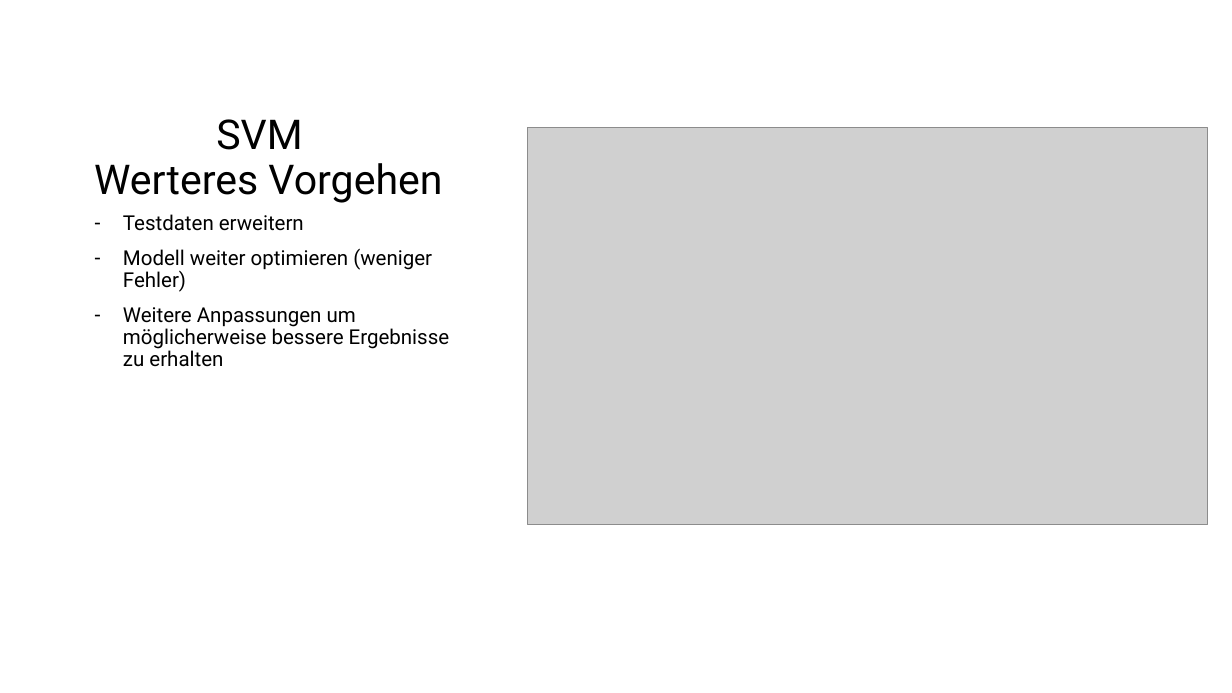
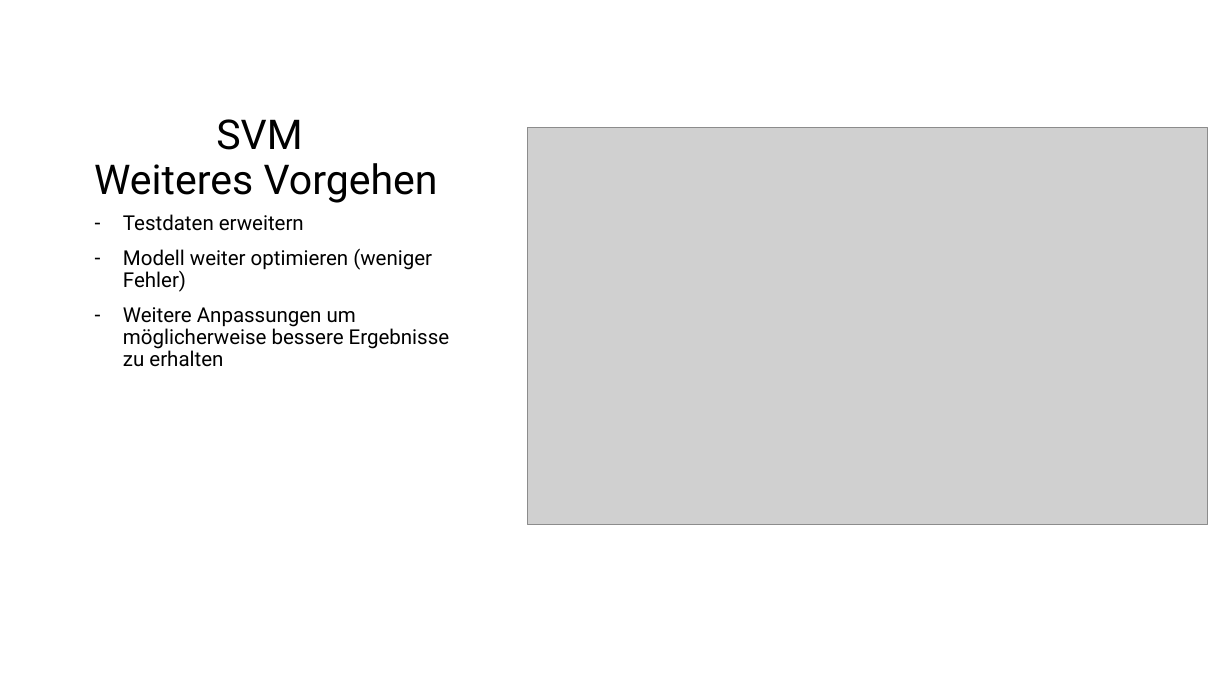
Before and after one commit to Linelle-7/Sprecherkennung-Deep-Learning-, a slide deck: slide 3 of CNN/Zwischenstand.pptx. Drawn at 1232x693 pixels with LibreOffice and Linux fonts; fonts in the diff are those of the drawing; grey boxes stand for pictures. Boxes give left, top, right and bottom in pixels: in the first picture for what was removed or moved away, otherwise in the second. Text is boxed around its words. In the diff, an @@ line names an element or a change of style, - is before the commit and + after.

```diff
--- a/CNN/Zwischenstand.pptx
+++ b/CNN/Zwischenstand.pptx
@@ title at box(94, 119, 438, 203): text changed @@
-SVM
-Werteres Vorgehen
+SVM
+Weiteres Vorgehen
```
Also in this commit, not shown: 2 other slides changed.
